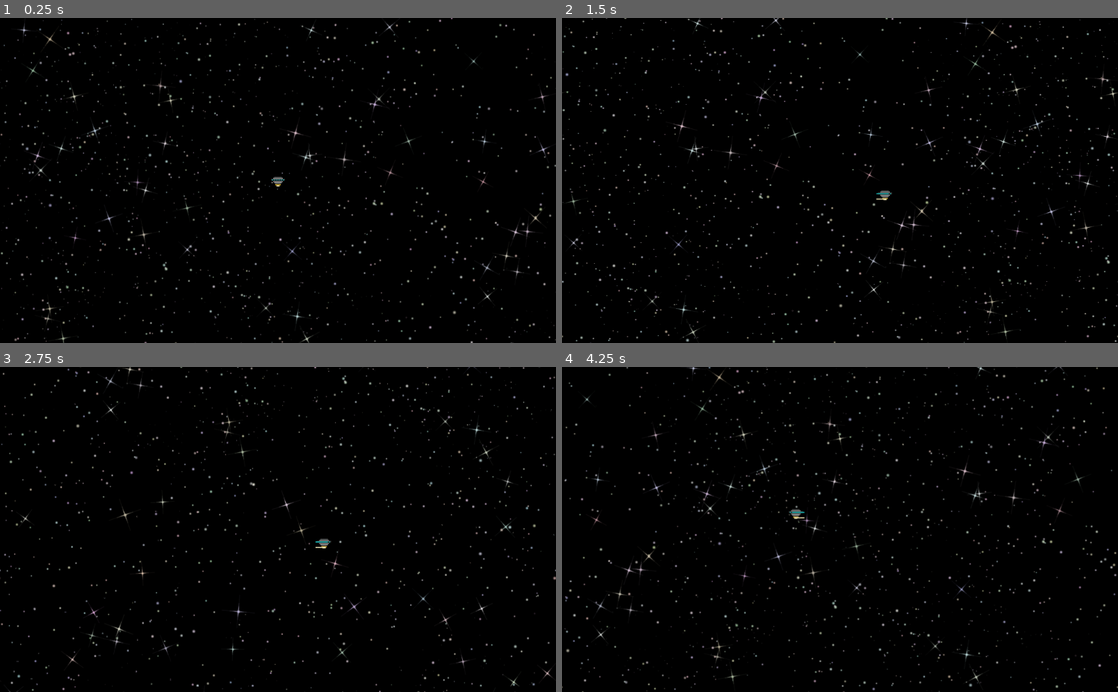
Above: before the commit, frames 1-4 (two rows, left to right).
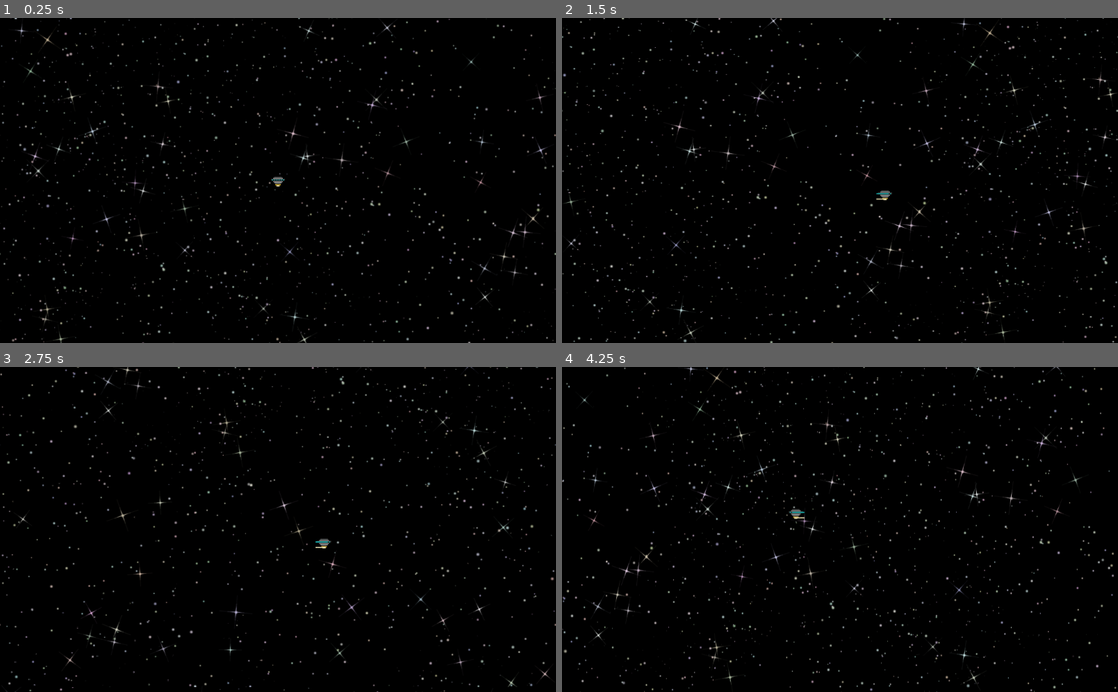
Above: after the commit, the same moments.

Repository: Velosoda/ufo-testing-practice
Game: Godot game, scene res://Scenes/SolarSystem/SolarSystem.tscn
The game is run twice, just before and just after one commit, with the same random seed, the same clock (stepped at 60 frames per second) and the same inputs. Before the commit the project starts from res://Scenes/Ufo/Ufo.tscn.
Inputs:
- Up to frame 1 (0.25 s): no input
- Up to frame 2 (1.5 s): tap Enter at 0.5 s; hold D (right) 0.53-1.28 s; hold S (down) from 1.28 s (still down)
- Up to frame 3 (2.75 s): release S (down) at 2.03 s; hold D (right) from 2.03 s (still down)
- Up to frame 4 (4.25 s): release D (right) at 2.78 s; hold W (up) 2.78-3.53 s; hold A (left) from 3.53 s (still down)

The runs differ from the first frame. In frame 1, 4.7% of the frame differs, in the area x 0-100%, y 0-100%; in frame 2, 4.6%; in frame 3, 4.0%; in frame 4, 4.7%.

Commit message:
Add files via upload

Diff:
--- /dev/null
+++ b/Scenes/Astroid/Astroid.tscn
@@ -0,0 +1,11 @@
+[gd_scene format=2]
+
+[node name="Astroid" type="Node2D"]
+
+[node name="Area2D" type="Area2D" parent="."]
+
+[node name="AnimatedSprite" type="AnimatedSprite" parent="Area2D"]
+
+[node name="CollisionPolygon2D" type="CollisionPolygon2D" parent="Area2D"]
+
+[node name="AnimationPlayer" type="AnimationPlayer" parent="Area2D"]
--- /dev/null
+++ b/Scenes/SolarSystem/SolarSystem.tscn
@@ -0,0 +1,8 @@
+[gd_scene load_steps=2 format=2]
+
+[ext_resource path="res://Scenes/Ufo/Ufo.tscn" type="PackedScene" id=1]
+
+[node name="SolarSystem" type="Node2D"]
+
+[node name="Ufo" parent="." instance=ExtResource( 1 )]
+position = Vector2( 509.714, 298.412 )
--- /dev/null
+++ b/Scenes/SpaceMonster/SpaceMonster.tscn
@@ -0,0 +1,3 @@
+[gd_scene format=2]
+
+[node name="SpaceMonster" type="Node2D"]
--- a/Scenes/Ufo/Ufo.tscn
+++ b/Scenes/Ufo/Ufo.tscn
@@ -36,8 +36,8 @@
 polygon = PoolVector2Array( 3.3125, 12.0625, 13.25, 2.75, 16.3125, -0.625, 16.0423, -3.86734, 12.5067, -6.96094, 6.14275, -10.85, -5.87806, -10.9384, -15.0704, -4.75123, -15.6008, -0.4202, -3.13802, 11.9542 )
 
 [node name="AnimatedSprite" type="AnimatedSprite" parent="."]
-frames = SubResource( 4 )
-animation = "idle"
+frames = SubResource( 3 )
+animation = "flying"
 
 [node name="Camera2D" type="Camera2D" parent="."]
 current = true
--- a/project.godot
+++ b/project.godot
@@ -16,7 +16,7 @@
 [application]
 
 config/name="ufo"
-run/main_scene="res://Scenes/Ufo/Ufo.tscn"
+run/main_scene="res://Scenes/SolarSystem/SolarSystem.tscn"
 config/icon="res://icon.png"
 
 [gdnative]
@@ -46,6 +46,11 @@
  ]
 }
 
+[layer_names]
+
+2d_physics/layer_1="Player"
+2d_physics/layer_2="Planets"
+
 [rendering]
 
 environment/default_environment="res://default_env.tres"
Not shown: 1 places in Scenes/Ufo/Ufo.tscn that only renumber resources
